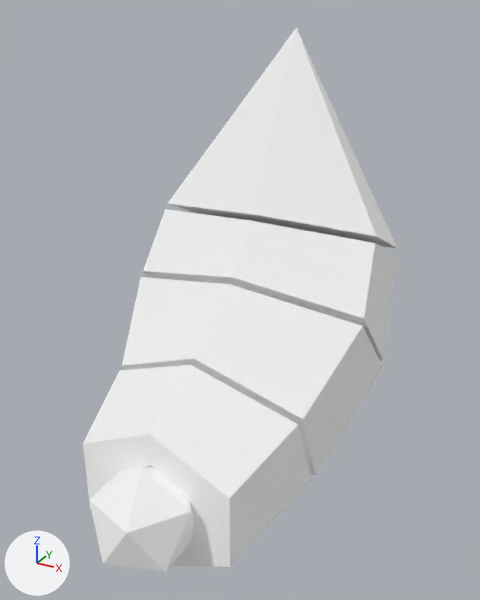
What one commit did to the glTF model addons/Cubiix_Assets/Mods/CoreAssets/Assets/Mesh/Base/Tails/Deer_Tail.gltf.
Rendered twice from a 50 mm camera at (1.036, -0.554, 2.676) aimed at (0.03, 1.274, 1.762). Lighting does not change. The marker at lower left points along +X, +Y and +Z. Vertices at the same position are counted once.

The scene before the commit, as lines of its bpy script (objects in view):
```python
mat_material = principled_material('Material')
mat_material.base_color = (1.0, 1.0, 1.0)  # white #ffffff
mat_material.metallic = 1.0
mat_material.roughness = 1.0
me_plane_030 = bpy.data.meshes.new('Plane.030')
me_plane_030.from_pydata(...)  # 67 vertices, 114 faces; spans x -0.45..0.45, y 0.57..1.99, z 0.99..2.61
me_plane_030.materials.append(mat_material)  # white #ffffff
ob_deer_tail = bpy.data.objects.new('Deer_Tail', me_plane_030)
ob_deer_tail.location = (0.0, 0.0, 0.0)
```
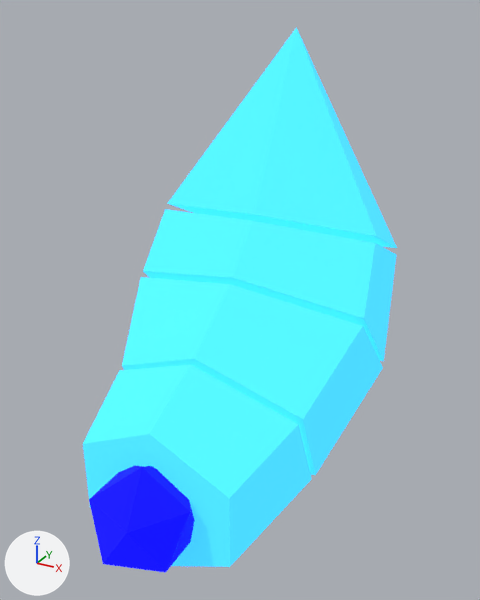
Changed parts and their boxes (x1, y1, x2, y2) in the pictures (480 x 600 px):
'Deer_Tail', surface changed (white to cyan)
    both: (83, 27, 397, 573)

What changed in the scene script:
```text
Add img_shader_teststrip:
    img_shader_teststrip = load_image('Shader_TestStrip', 'Shader_TestStrip.png', 18, 2, 'sRGB')
Change mat_material:
    where n0 = _N.new('ShaderNodeBsdfPrincipled'); n0.name = 'Principled BSDF'
    remove n0.inputs[0].default_value = (1.0, 1.0, 1.0, 1.0)  # 'Base Color', white #ffffff
    remove n0.inputs[1].default_value = 1.0  # 'Metallic'
    add n0.inputs[28].default_value = 1.0  # 'Emission Strength'
    add n2 = _N.new('ShaderNodeTexImage'); n2.name = 'Image Texture'
    add n2.image = img_shader_teststrip
    add n2.interpolation = 'Closest'
    add n3 = _N.new('ShaderNodeTexImage'); n3.name = 'Image Texture.001'
    add n3.image = img_shader_teststrip
    add n3.interpolation = 'Closest'
    add _L.new(n2.outputs[0], n0.inputs[27])  # 'Color' to 'Emission Color'
    add _L.new(n3.outputs[0], n0.inputs[0])  # 'Color' to 'Base Color'
Change me_plane_030:
    where me_plane_030.from_pydata(...)  # 67 vertices, 114 faces; spans x -0.45..0.45, y 0.57..1.99, z 0.99..2.61
    used by ob_deer_tail; location = (0.0, 0.0, 0.0)
    me_plane_030 part 1: texture (UV) coordinates of 114 of 114 faces, centred in x -0.44..0.44, y 0.59..1.85, z 1.05..2.21, changed; they spanned u 0.25..0.75, v 0.75..0.75 and now span u 0.03..0.09, v 0.75..0.75
```
